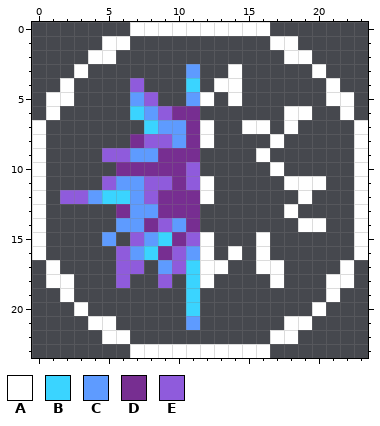
Edited in one commit: pixel-art sprite (Graphics/Atlases/Gameplay/objects/StrawberryJam2021/entityDespawner/icon.png). The picture above was drawn from the file before the commit.
The file is 24x24 pixels. Colours within 5 levels of each other are drawn and written as one.
Palette (. is transparent): A #ffffff  B #3ad4ff  C #5e9bff  D #772e91  E #8f5bdc
Pixels before, first column x 0:
 0 .......AAAAAAAAAA.......
 1 .....AA..........AA.....
 2 ....AA............AA....
 3 ...A.......C..A.....A...
 4 ..A....E...B.AA......A..
 5 .AA....CE..CA.A......AA.
 6 .A.....BCEDD......AA..A.
 7 A.......BCCDA..AA.A....A
 8 A......DEECDA....A.....A
 9 A....EECCDDD....A......A
10 A.....DDDDDE.....A.....A
11 A....ECCEEDEA.....AAA..A
12 A.EECBBCEDDDA......A...A
13 A.....DCCDDD......A....A
14 A.....CCDECD.......AA..A
15 A....C.ECBDEA...A......A
16 A.....ECBDECA.A.A......A
17 .A....EE.CEBAA..AA....A.
18 .AA...E..E.BA....A...AA.
19 ..A........B.........A..
20 ...A.......B........A...
21 ....AA.....C......AA....
22 .....AA..........AA.....
23 .......AAAAAAAAAA.......
After:
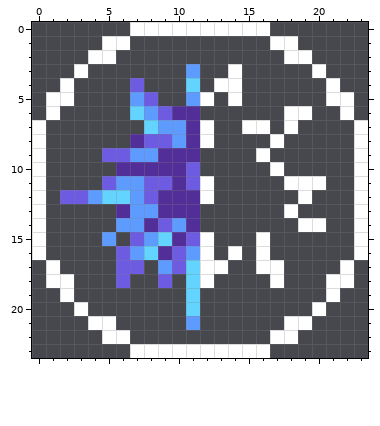
Message: Cleaned up ahorn icon, fixed capitalization errors in entityDespawner.jl
Difference:
{"colour":"B","old":"#3ad4ff","new":"#63d4ff"}
{"colour":"D","old":"#772e91","new":"#522e99"}
{"colour":"E","old":"#8f5bdc","new":"#6d5be1"}
